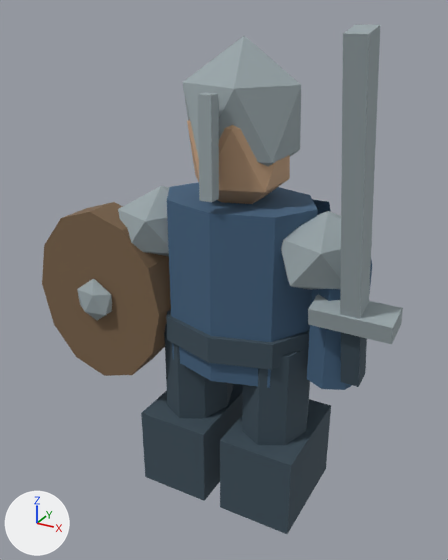
An edit to the Blender file assets/blender/wanderer.blend, drawn before and after from the same camera.
Rendered twice from a 50 mm lens placed at (1.07, -2.06, 2.01), pointed at (-0.08, 0.02, 0.97). The axes (+X, +Y, +Z) are drawn at lower left. The lights are the same throughout. The first picture is the older version.

The first picture shows 'Boot left', 'Head', 'Round shield', 'Steel helmet', 'Tunic'.
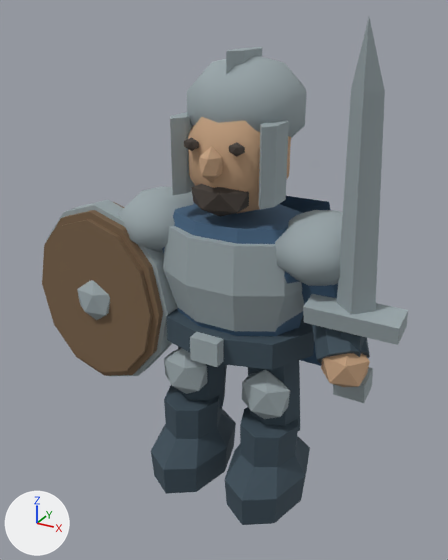
Boxes [x1, y1, x2, y2] around the edits, measured in the pictures (448 x 560 px; the box of a moved part takes in the faces that stretch with it):
'Knee plate', added: after [46, 18, 408, 419]
'Boot left', reshaped, moved: before [141, 309, 367, 534]; after [151, 308, 370, 525]
'Steel helmet', deleted: before [77, 25, 403, 344]
'Tunic', reshaped, moved: before [167, 182, 372, 390]; after [162, 196, 338, 366]
'Face', added: after [188, 117, 370, 387]
'Head', deleted (beige): before [187, 119, 290, 204]
'Eye', added: after [184, 138, 249, 217]
part 1 of me_cube_001, moved or reshaped: before [166, 309, 310, 370]; after [166, 308, 314, 370]
part 2 of me_cube_001, moved or reshaped: before [341, 332, 367, 387]; after [341, 331, 367, 357]
part 3 of me_cube_001, added (dark blue): after [151, 385, 236, 494]
part 4 of me_cube_001, added (dark blue): after [225, 407, 310, 525]
part 5 of me_cube_001, added (dark blue): after [177, 346, 227, 409]
part 6 of me_cube_001, added (dark blue): after [248, 361, 300, 432]
part 7 of me_cube_001, added (dark blue): after [312, 325, 370, 364]
part 8 of me_cube_001, deleted (dark blue): before [141, 324, 331, 534]
part 9 of me_cylinder_002, moved or reshaped (mostly hidden): before [312, 199, 331, 215]; after [280, 196, 330, 366]
part 10 of me_cylinder_002, added (blue): after [162, 203, 303, 336]
part 11 of me_cylinder_002, added (blue): after [301, 282, 338, 304]
part 12 of me_cylinder_002, deleted (blue): before [167, 182, 318, 388]
part 13 of me_cylinder_002, deleted (blue): before [307, 260, 372, 390]

Edits to the bpy script that builds the scene:
```text
Change me_cube_001:
    remove me_cube_001.from_pydata(...)  # 72 vertices, 48 faces; spans x -0.16..0.765, y -0.25..0.25, z -0.18..0.796
    add me_cube_001.from_pydata(...)  # 152 vertices, 108 faces; spans x -0.586..0.586, y -0.32..0.25, z 0.04..1.021
    me_cube_001 part 1: the loose piece of 16 vertices spanning x -0.14..0.54, y -0.25..0.25, z 0.555..0.665 is moved by (-0.2, 0.0, 0.18)
    me_cube_001 part 2: the loose piece of 8 vertices spanning x 0.695..0.765, y -0.163..-0.037, z 0.544..0.796 is moved by (-0.2, 0.0, 0.18)
    me_cube_001 part 3: a new loose piece of 32 vertices spanning x -0.36..-0.02, y -0.32..0.2, z 0.04..0.42, in mat_midnight_leather (dark blue #3c4d59)
    me_cube_001 part 4: a new loose piece of 32 vertices spanning x 0.02..0.36, y -0.32..0.2, z 0.04..0.42, in mat_midnight_leather (dark blue #3c4d59)
    me_cube_001 part 5: a new loose piece of 16 vertices spanning x -0.305..-0.047, y -0.115..0.115, z 0.342..0.788, in mat_midnight_leather (dark blue #3c4d59)
    me_cube_001 part 6: a new loose piece of 16 vertices spanning x 0.047..0.305, y -0.115..0.115, z 0.342..0.788, in mat_midnight_leather (dark blue #3c4d59)
    me_cube_001 part 7: a new loose piece of 16 vertices spanning x 0.344..0.586, y -0.201..0.061, z 0.759..1.021, in mat_midnight_leather (dark blue #3c4d59)
    me_cube_001 part 8: 48 vertices removed from x -0.16..0.56, y -0.23..0.23, z -0.18..0.6
    other edits to the shape of me_cube_001 do not show in these pictures
Change me_cylinder_002:
    remove me_cylinder_002.from_pydata(...)  # 54 vertices, 35 faces; spans x -0.54..0.54, y -0.23..0.42, z -0.56..0.35
    add me_cylinder_002.from_pydata(...)  # 78 vertices, 57 faces; spans x -0.528..0.528, y -0.219..0.42, z 0.43..1.3
    me_cylinder_002 part 9: the loose piece of 6 vertices spanning x -0.43..0.43, y 0.24..0.42, z -0.56..0.31 is moved by (0.0, 0.0, 0.99)
    me_cylinder_002 part 10: a new loose piece of 40 vertices spanning x -0.34..0.34, y -0.219..0.219, z 0.72..1.28, in mat_blue_wool_cloak (blue #42617e)
    me_cylinder_002 part 11: a new loose piece of 16 vertices spanning x 0.272..0.528, y -0.124..0.104, z 0.912..1.158, in mat_blue_wool_cloak (blue #42617e)
    me_cylinder_002 part 12: the loose piece of 16 vertices spanning x -0.32..0.32, y -0.23..0.23, z -0.35..0.35 is deleted
    me_cylinder_002 part 13: the loose piece of 16 vertices spanning x 0.32..0.54, y -0.13..0.13, z -0.31..0.17 is deleted
    other edits to the shape of me_cylinder_002 do not show in these pictures
Change ob_boot_left:
    ob_boot_left.location: (-0.2, 0.0, 0.18) -> (0.0, 0.0, 0.0)
Change ob_tunic:
    ob_tunic.location: (0.0, 0.0, 0.99) -> (0.0, 0.0, 0.0)
Remove ob_head:
    ob_head = bpy.data.objects.new('Head', me_icosphere)
Remove ob_steel_helmet:
    ob_steel_helmet = bpy.data.objects.new('Steel helmet', me_icosphere_001)
Add ob_eye:
    ob_eye = bpy.data.objects.new('Eye', me_icosphere_003)  # an icosphere of 20 faces spanning x -0.03..0.03, y -0.018..0.018, z -0.024..0.024; an icosphere of 20 faces spanning x 0.15..0.21, y -0.018..0.018, z -0.024..0.024; an icosphere of 20 faces spanning x -0.026..0.206, y -0.026..0.118, z -0.265..-0.115; in mat_face_details (dark grey #423a35)
    ob_eye.location = (-0.09, -0.196, 1.57)
Add ob_face:
    ob_face = bpy.data.objects.new('Face', me_sphere)  # a UV sphere (10 segments, 5 rings, poles along z) spanning x -0.185..0.185, y -0.19..0.19, z -0.23..0.23; an icosphere of 20 faces spanning x -0.04..0.04, y -0.244..-0.15, z -0.065..0.065; an icosphere of 20 faces spanning x -0.599..-0.421, y -0.192..-0.038, z -0.795..-0.605; an icosphere of 20 faces spanning x 0.421..0.599, y -0.192..-0.038, z -0.795..-0.605; in mat_skin (beige #c4a07e)
    ob_face.location = (0.0, -0.015, 1.51)
Add ob_knee_plate:
    ob_knee_plate = bpy.data.objects.new('Knee plate', me_icosphere_1)  # 261 vertices, 266 faces; spans x -0.73..0.89, y -0.16..0.39, z -0.12..1.42; in mat_old_silver (grey #99a6aa)
    ob_knee_plate.location = (-0.19, -0.12, 0.57)
```
